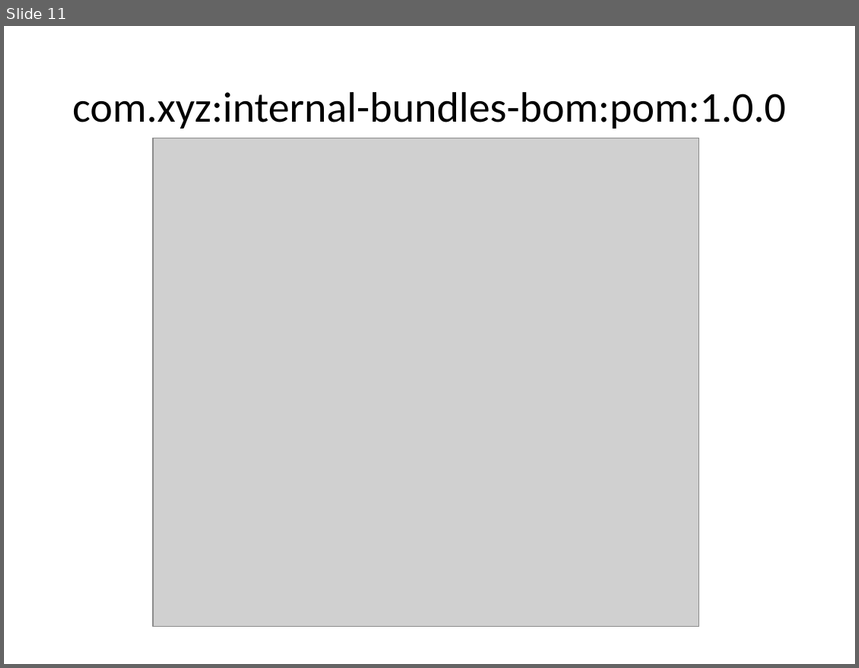
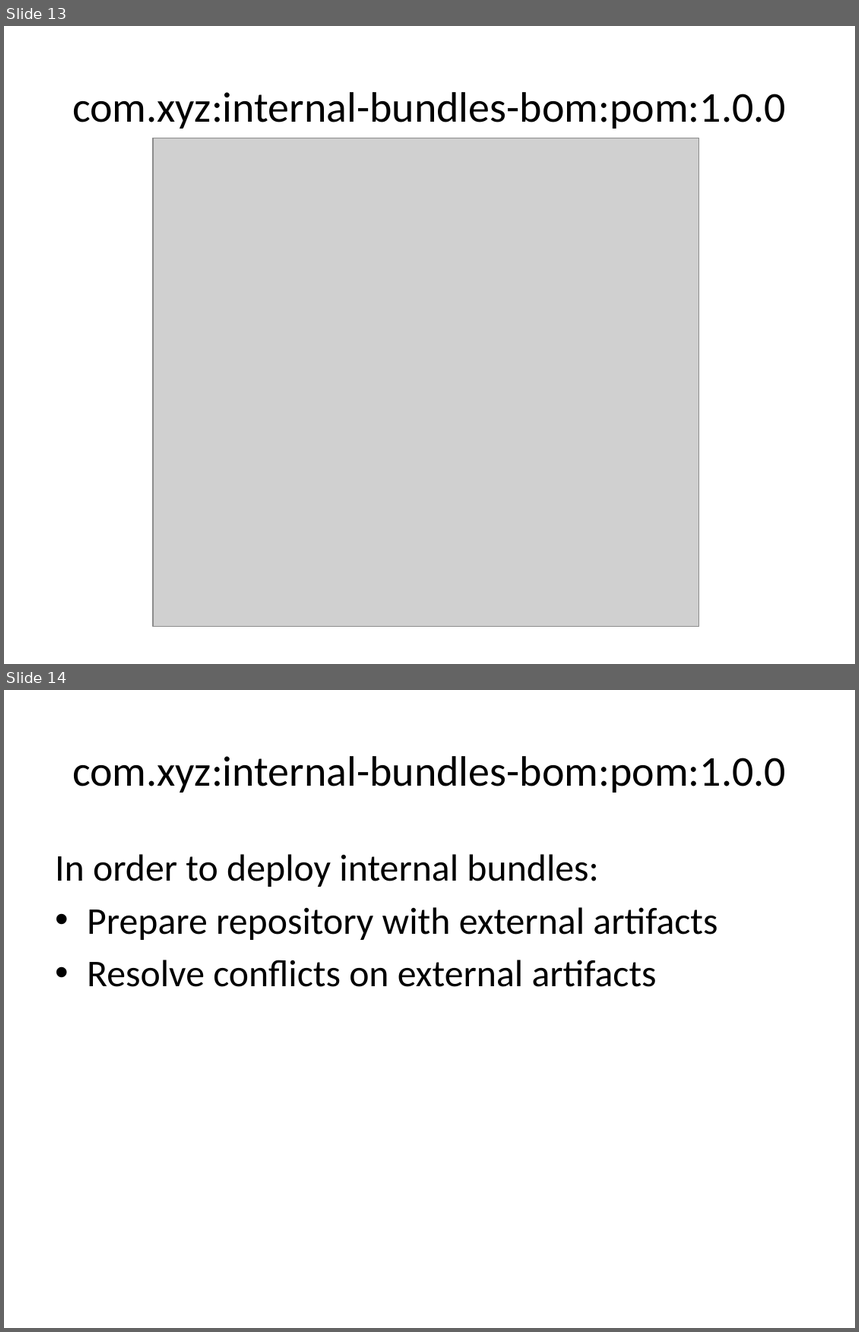
Before and after one commit to jonasalfthan/maven, a slide deck: architecture/modularity/modularity.pptx. Shown one above the other, each under a label of ours: slide 11 before the commit, slides 13 and 14 after it. The pictures are 859x668 and 859x1332 pixels, drawn with LibreOffice and Linux fonts; fonts in the diff are those of the drawing; grey boxes stand for pictures. Boxes give left, top, right and bottom in pixels: in the first picture for what was removed or moved away, otherwise in the second. Text is boxed around its words. In the diff, an @@ line names an element or a change of style, - is before the commit and + after.

```diff
--- a/architecture/modularity/modularity.pptx
+++ b/architecture/modularity/modularity.pptx
@@ slide 14 added at bbox=[4, 690, 855, 1328], background #FFFFFF @@
@@ title added at bbox=[72, 756, 786, 793], 36 pt, text #000000 @@
+com.xyz:internal-bundles-bom:pom:1.0.0
@@ text added at bbox=[55, 854, 718, 987], 32 pt, text #000000 @@
+In order to deploy internal bundles:
+• Prepare repository with external artifacts
+• Resolve conflicts on external artifacts
@@ what was slide 11 is now slide 13 @@
```
Also in this commit, not shown: 3 slides changed, 5 other slides added, 19 other files.
